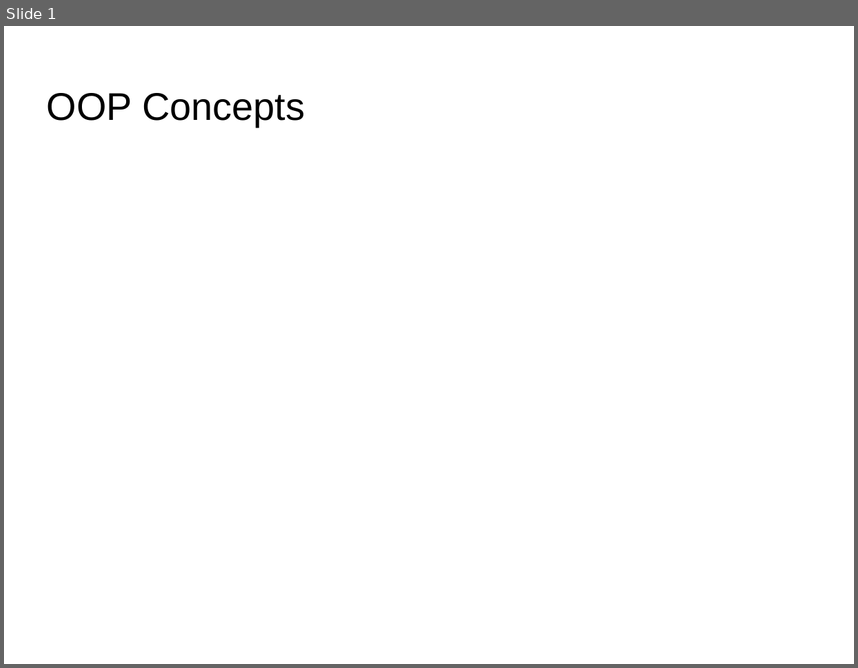
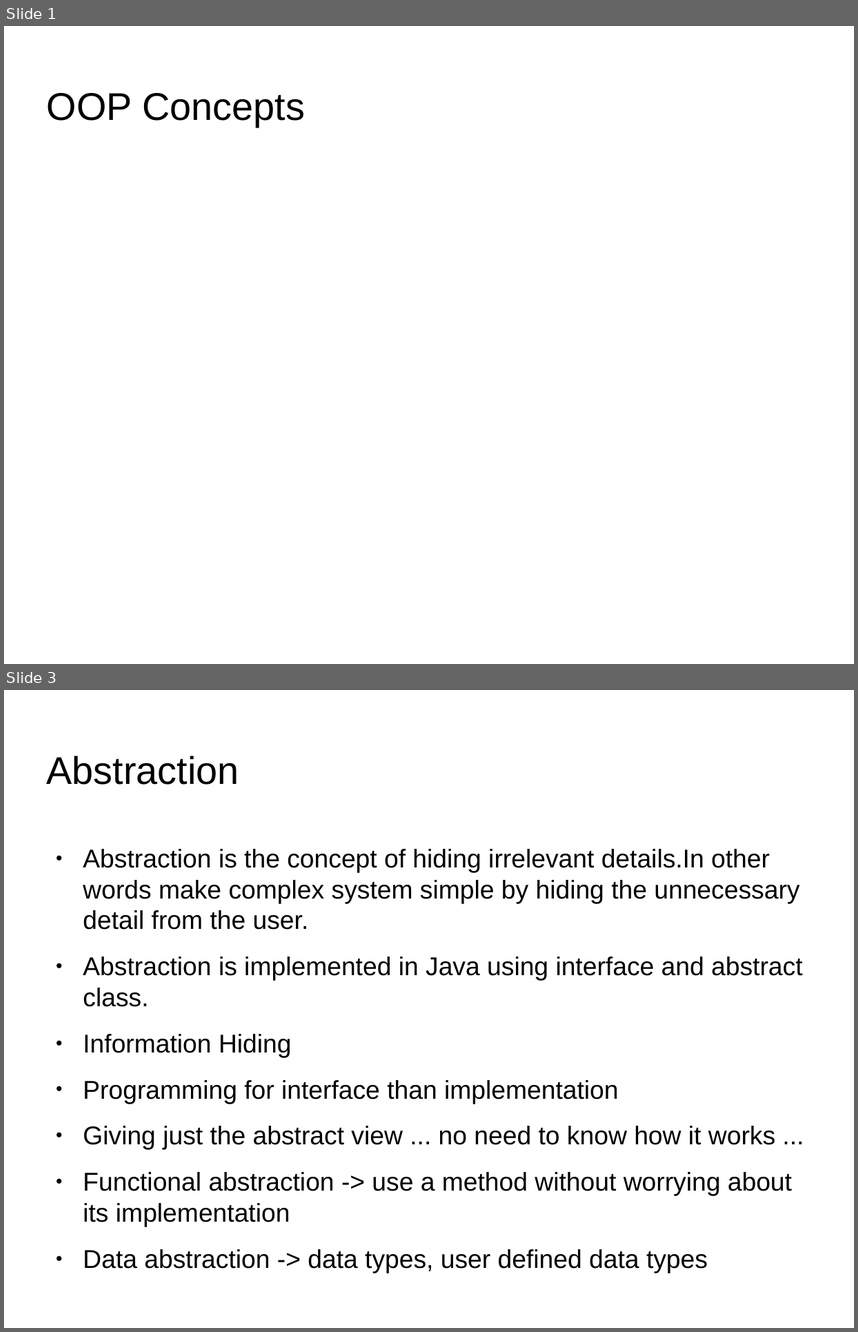
Before and after one commit to tanmayrajani/Internship_PreWork, a slide deck: OOP/OOP_Concepts.odp. Shown one above the other, each under a label of ours: slide 1 before the commit, slides 1 and 3 after it; the slides between them are not shown. The pictures are 858x668 and 858x1332 pixels, drawn with LibreOffice and Linux fonts; fonts in the diff are those of the drawing; background and template pictures are left out. Boxes give left, top, right and bottom in pixels: in the first picture for what was removed or moved away, otherwise in the second. Text is boxed around its words. In the diff, an @@ line names an element or a change of style, - is before the commit and + after.

Commit message:
Completing basic OOp concepts ppt

```diff
--- a/OOP/OOP_Concepts.odp
+++ b/OOP/OOP_Concepts.odp
@@ slide 3 added at <box>4,690,854,1328</box>, background picture (left out) @@
@@ title added at <box>47,756,239,785</box>, 36 pt, text #000000 @@
+Abstraction
@@ text added at <box>83,849,802,1273</box>, 24.1 pt, text #000000 @@
+● Abstraction is the concept of hiding irrelevant details.In other words make complex system simple by hiding the unnecessary detail from the user.
+● Abstraction is implemented in Java using interface and abstract class.
+● Information Hiding
+● Programming for interface than implementation
+● Giving just the abstract view ... no need to know how it works ...
+● Functional abstraction -> use a method without worrying about its implementation
+● Data abstraction -> data types, user defined data types
```
Also in this commit, not shown: 14 other slides added, 4 other files.
